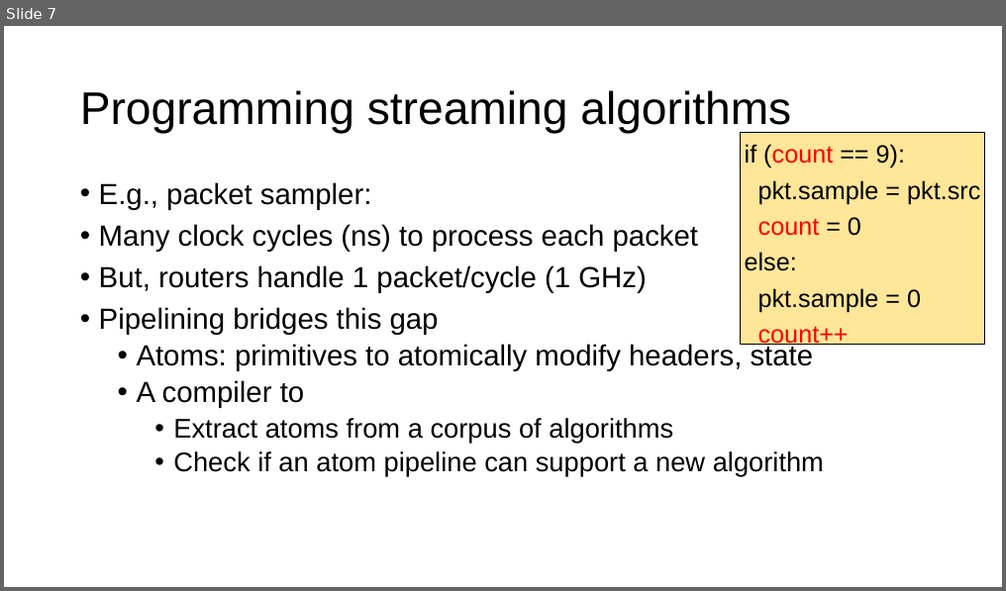
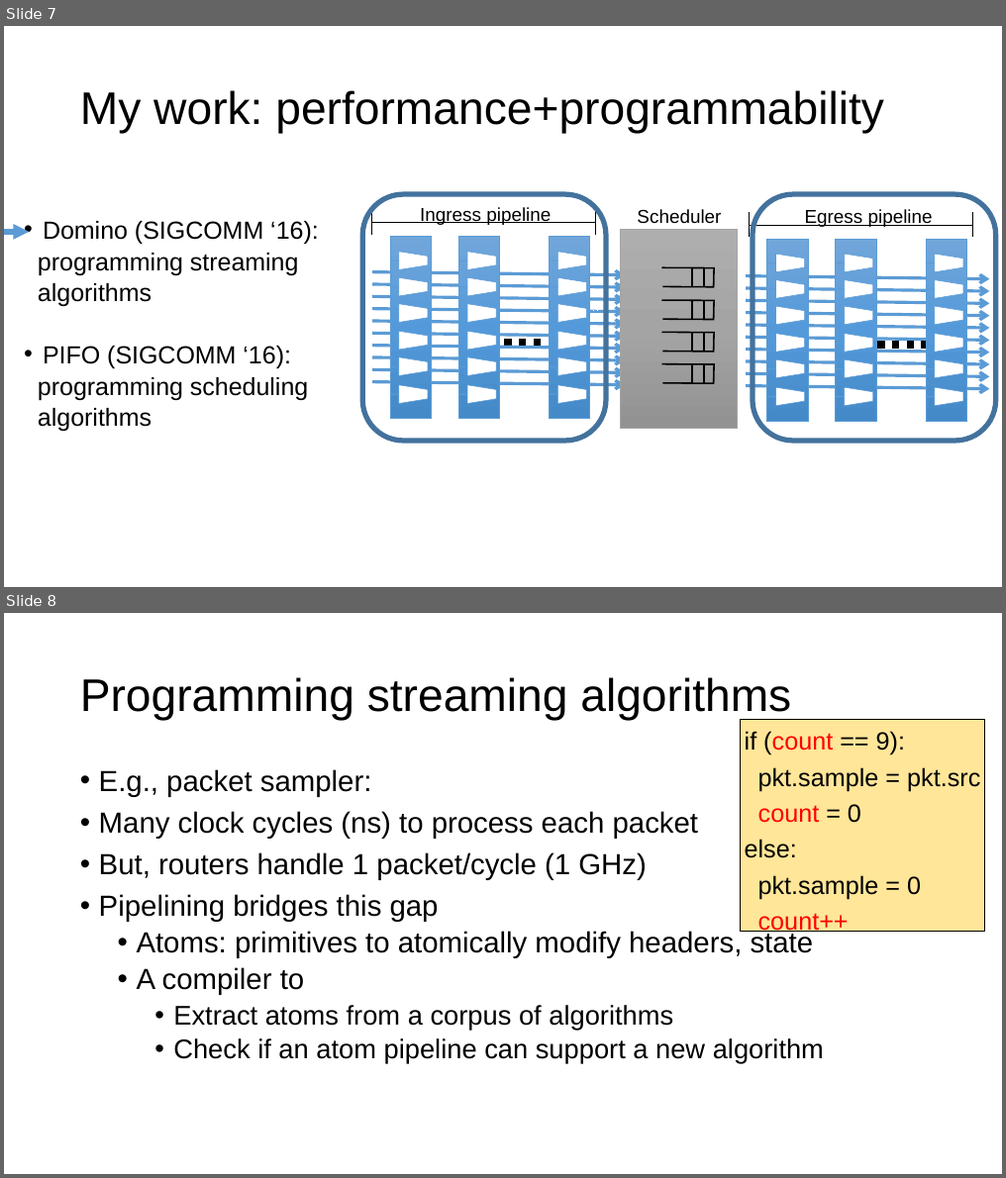
Before and after one commit to anirudhSK/pifo-domino-marple-ppts, a slide deck: combined_domino_pifo.pptx. Shown one above the other, each under a label of ours: slide 7 before the commit, slides 7 and 8 after it. The pictures are 1006x591 and 1006x1178 pixels, drawn with LibreOffice and Linux fonts; fonts in the diff are those of the drawing. Boxes give left, top, right and bottom in pixels: in the first picture for what was removed or moved away, otherwise in the second. Text is boxed around its words. In the diff, an @@ line names an element or a change of style, - is before the commit and + after.

```diff
--- a/combined_domino_pifo.pptx
+++ b/combined_domino_pifo.pptx
@@ slide 7 added at (4,26,1002,587), background #FFFFFF @@
@@ title added at (80,90,884,134), 44 pt, text #000000 @@
+My work: performance+programmability
@@ rounded rectangle added at (362,194,606,441), outline #43739E 5 pt @@
@@ rounded rectangle added at (752,194,996,441), outline #43739E 5 pt @@
@@ arrow added from (4, 232) to (29, 232), #5B9BD5 5 pt @@
@@ text added at (38,221,319,431), 23.8 pt, text #000000 @@
+• Domino (SIGCOMM ‘16):
+programming streaming
+algorithms
+• PIFO (SIGCOMM ‘16):
+programming scheduling
+algorithms
@@ group added at (372,207,990,429): 60 lines, 36 trapezoids, 20 arrows, 7 rectangles, 4 freeform shapes, 3 texts @@
+Scheduler
+Ingress pipeline
+Egress pipeline
@@ what was slide 7 is now slide 8 @@
```
Also in this commit, not shown: 1 slide changed, 1 other slide added, 1 slide removed.
